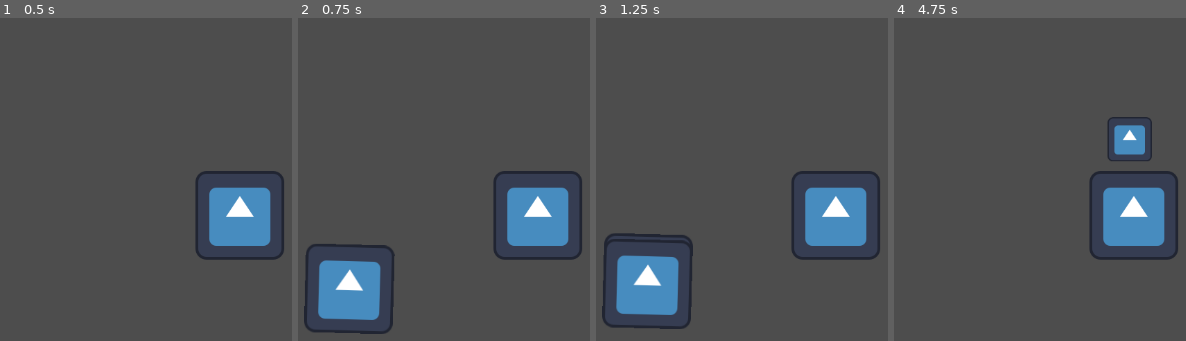
Above: before the commit, frames 1-4 (left to right).
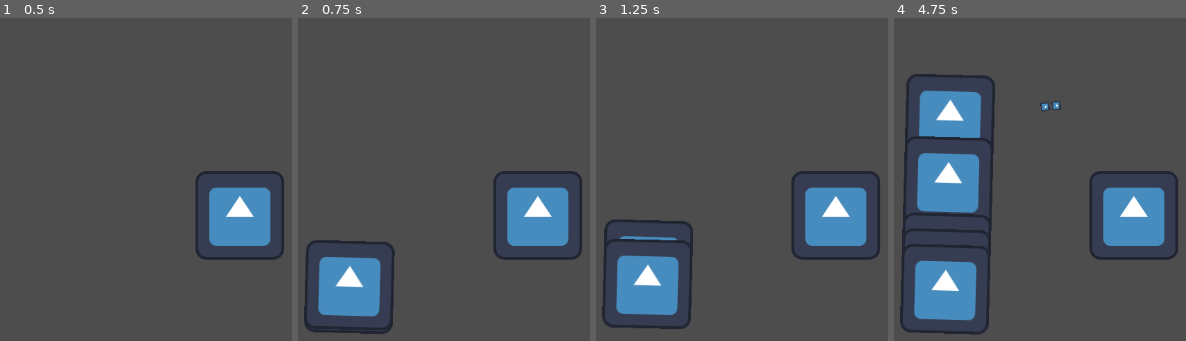
Above: after the commit, the same moments.

Repository: mosimosi2008/the-tower-offense-game
Game: Godot game, scene res://test_scene.tscn
Two runs of this game, one before a commit and one after it. Both use one fixed random seed, a clock stepped at 60 frames per second and the inputs below. The engine's default icon, where the game draws it, is replaced by a stand-in: a white triangle on a blue panel in a dark square.
Inputs:
- Up to frame 1 (0.5 s): no input
- Up to frame 2 (0.75 s): tap Enter (ui_accept) at 0.5 s; hold Up (ui_up) from 0.53 s (still down)
- Up to frame 3 (1.25 s): keep holding Up (ui_up); tap Enter (ui_accept) at 0.77 s
- Up to frame 4 (4.75 s): release Up (ui_up) at 1.28 s; hold Down (ui_down) 1.28-2.03 s; tap Enter (ui_accept) at 1.52, 3.02, 3.77, 4.52 s; hold Up (ui_up) 2.03-3.53 s; hold Left (ui_left) from 3.53 s (still down)

Frame 1 is identical in both runs. In frame 2, 1.5% of the frame differs, in the area x 2-34%, y 68-97%; in frame 3, 0.8%; in frame 4, 16%, in the area x 2-89%, y 17-98%.

Commit message:
Add files via upload

Diff:
--- a/a-tower-offence-game-/Bot.gd
+++ b/a-tower-offence-game-/Bot.gd
@@ -9,7 +9,7 @@
 @export var max_health: int
 @export var move_speed: float
 @export var cog_cost: int
-@export var cog_multiplier: float
+@export var cog_return: float
 
 
 var health: int
@@ -37,7 +37,6 @@
 
 func take_damage(damage):
 	health-= damage
-	print(health)
 	if health <= 0:
 		health = 0
 		on_death()
@@ -45,7 +44,7 @@
 
 
 func finish():
-	bot_finish.emit(cog_cost*cog_multiplier)
+	bot_finish.emit(cog_cost*cog_return)
 	self.queue_free()
 
 func get_hit(area):
--- a/a-tower-offence-game-/Main.gd
+++ b/a-tower-offence-game-/Main.gd
@@ -2,7 +2,7 @@
 
 var current_path: Path2D
 var cogs: int
-const starting_cogs: int = 200
+const starting_cogs: int = 100000
 var bot: Bot
 
 
@@ -10,7 +10,8 @@
 	"test": preload("uid://cdv3bxyerik2f"),
 	"boom": preload("uid://v4pgqv47la"),
 	"heal": preload("uid://c767vqha1r5x8"),
-	"mom": preload("uid://emtn7fi6irv6")
+	"mom": preload("uid://emtn7fi6irv6"),
+	"pop": preload("uid://bovma4wp2rk2r")
 }
 # Called when the node enters the scene tree for the first time.
 func _ready() -> void:
@@ -21,6 +22,9 @@
 func _unhandled_key_input(event: InputEvent) -> void:
 	if event.is_action_pressed("ui_accept"):
 		spawn_bot("mom")
+
+	if event.is_action_pressed("ui_up"):
+		spawn_bot("pop")
 
 	if event.is_action_pressed("ui_down"):
 		bot.take_damage(20)
--- a/a-tower-offence-game-/Tower.gd
+++ b/a-tower-offence-game-/Tower.gd
@@ -47,8 +47,12 @@
 		if !ray_cast.is_colliding():
 			if !target:
 				target = bot
-		elif bot.progress > target.progress:
-			target = bot
+			elif target.is_in_group("Pop_Bot") and !bot.is_in_group("Pop_Bot"):
+				target = bot
+			elif bot.progress > target.progress:
+				#PopBot logic
+				if !bot.is_in_group("Pop_Bot") or (target.is_in_group("Pop_Bot") and bot.is_in_group("Pop_Bot")):
+					target = bot
 
 	#After found target:
 	if target:
--- a/a-tower-offence-game-/boom_bot.tscn
+++ b/a-tower-offence-game-/boom_bot.tscn
@@ -14,9 +14,8 @@
 max_health = 20
 move_speed = 2.0
 cog_cost = 50
-cog_multiplier = 0.75
 
-[node name="Sprite2D" type="Sprite2D" parent="."]
+[node name="Sprite2D" type="Sprite2D" parent="." groups=["Bot"]]
 rotation = 1.5708
 texture = ExtResource("2_ffcsf")
 
--- a/a-tower-offence-game-/child_bot.tscn
+++ b/a-tower-offence-game-/child_bot.tscn
@@ -10,9 +10,8 @@
 max_health = 10
 move_speed = 4.0
 cog_cost = 10
-cog_multiplier = 1.0
 
-[node name="Sprite2D" type="Sprite2D" parent="."]
+[node name="Sprite2D" type="Sprite2D" parent="." groups=["Bot"]]
 rotation = 1.5708
 scale = Vector2(0.1, 0.1)
 texture = ExtResource("2_dxbmo")
--- a/a-tower-offence-game-/heal_bot.tscn
+++ b/a-tower-offence-game-/heal_bot.tscn
@@ -14,7 +14,6 @@
 max_health = 10
 move_speed = 1.0
 cog_cost = 50
-cog_multiplier = 0.1
 
 [node name="Sprite2D" type="Sprite2D" parent="."]
 rotation = 1.5708
@@ -26,7 +25,7 @@
 [node name="CollisionShape2D" type="CollisionShape2D" parent="HealBox"]
 shape = SubResource("CircleShape2D_ry1kx")
 
-[node name="Hurtbox" type="Area2D" parent="."]
+[node name="Hurtbox" type="Area2D" parent="." groups=["Bot"]]
 collision_mask = 2
 
 [node name="CollisionShape2D" type="CollisionShape2D" parent="Hurtbox"]
--- a/a-tower-offence-game-/mom_bot.tscn
+++ b/a-tower-offence-game-/mom_bot.tscn
@@ -11,13 +11,12 @@
 max_health = 50
 move_speed = 0.5
 cog_cost = 100
-cog_multiplier = 1.5
 
 [node name="Sprite2D" type="Sprite2D" parent="."]
 rotation = 1.5708
 texture = ExtResource("2_ovf7x")
 
-[node name="Hurtbox" type="Area2D" parent="."]
+[node name="Hurtbox" type="Area2D" parent="." groups=["Bot"]]
 collision_mask = 2
 
 [node name="CollisionShape2D" type="CollisionShape2D" parent="Hurtbox"]
--- /dev/null
+++ b/a-tower-offence-game-/pop_bot.tscn
@@ -0,0 +1,24 @@
+[gd_scene load_steps=4 format=3 uid="uid://bovma4wp2rk2r"]
+
+[ext_resource type="Script" path="res://Bot.gd" id="1_5bu8c"]
+[ext_resource type="Texture2D" uid="uid://ctx3qnccupo4l" path="res://icon.svg" id="2_mkyah"]
+
+[sub_resource type="RectangleShape2D" id="RectangleShape2D_rxnej"]
+size = Vector2(115, 115)
+
+[node name="PopBot" type="PathFollow2D" groups=["Bot", "Pop_Bot"]]
+script = ExtResource("1_5bu8c")
+max_health = 999
+move_speed = 1.0
+cog_cost = 40
+
+[node name="Sprite2D" type="Sprite2D" parent="."]
+rotation = 1.5708
+texture = ExtResource("2_mkyah")
+
+[node name="Hurtbox" type="Area2D" parent="."]
+collision_mask = 2
+
+[node name="CollisionShape2D" type="CollisionShape2D" parent="Hurtbox"]
+position = Vector2(-0.5, -0.5)
+shape = SubResource("RectangleShape2D_rxnej")
--- a/a-tower-offence-game-/project.godot
+++ b/a-tower-offence-game-/project.godot
@@ -18,6 +18,7 @@
 [global_group]
 
 Bot=""
+Pop_Bot=""
 
 [layer_names]
 
--- a/a-tower-offence-game-/test_bot.tscn
+++ b/a-tower-offence-game-/test_bot.tscn
@@ -10,14 +10,13 @@
 max_health = 20
 move_speed = 1.0
 cog_cost = 10
-cog_multiplier = 1.0
 
 [node name="Sprite2D" type="Sprite2D" parent="."]
 rotation = 1.5708
 scale = Vector2(0.25, 0.25)
 texture = ExtResource("2_mptcw")
 
-[node name="Hurtbox" type="Area2D" parent="."]
+[node name="Hurtbox" type="Area2D" parent="." groups=["Bot"]]
 collision_mask = 2
 
 [node name="CollisionShape2D" type="CollisionShape2D" parent="Hurtbox"]
